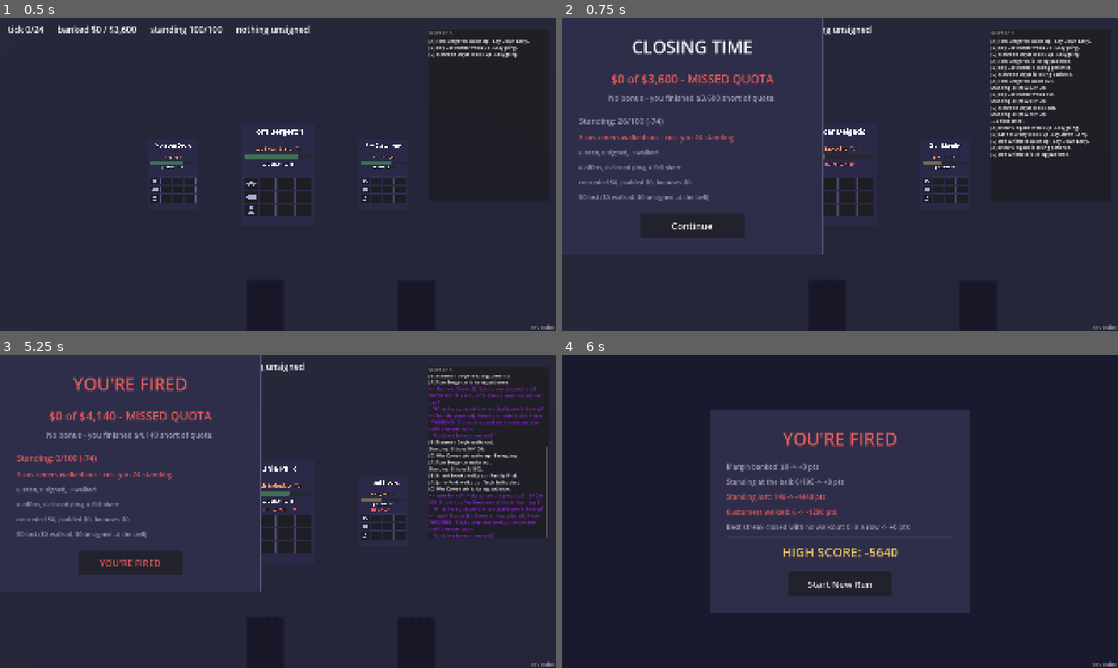
Above: before the commit, frames 1-4 (two rows, left to right).
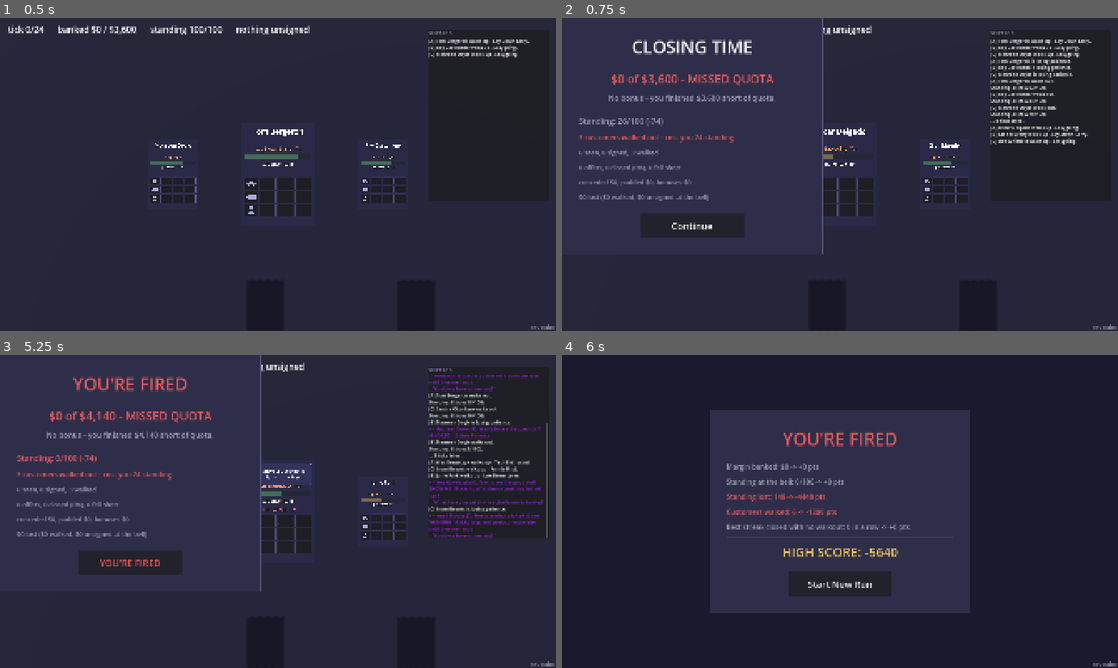
Above: after the commit, the same moments.

Repository: Painkills/RogueDealership
Game: Godot game, scene res://scenes/run.tscn
Two runs of this game, one before a commit and one after it. Both use one fixed random seed, a clock stepped at 60 frames per second and the inputs below.
Inputs (mouse positions are in pixels of both pictures, inside the frame that each line leads up to):
- Up to frame 1 (0.5 s): no input
- Up to frame 2 (0.75 s): click (589, 30) at 0.5 s
- Up to frame 3 (5.25 s): click (27, 367) at 1.25 s; click "Continue" at 2 s; click (278, 395) at 2.75 s; click (216, 467) at 3.52 s; click "OPEN THE FLOOR" at 4.25 s; click (27, 367) at 5 s
- Up to frame 4 (6 s): click "YOU'RE FIRED" at 5.75 s

Frame 1 is identical in both runs. In frame 2, 0.4% of the frame differs, in the area x 47-95%, y 32-48%; in frame 3, 3.4%, in the area x 47-99%, y 6-55%; in frame 4, nothing differs.

Commit message:
feat(view): customer speech bubbles, greener sold cells, slower/longer floor
Four requested changes:

- Every customer action with dialogue now pops a speech bubble on the
  card that said it, not just a line in the shift log - _drain_log()
  keys the entry's chair letter to the right CustomerCard3D and calls
  its new say(), which shows for 4s and clears itself. A customer
  swap (signed, walked, or a fresh arrival) clears a stale bubble
  immediately rather than leaving it floating over the wrong face.

- The interest grid's "sold" cells fill solid green (patience_ok)
  instead of gold-with-a-checkmark - a mark small enough to fit a
  65px cell was the least visible thing on the card, which defeated
  the point of it being the strongest state.

- walk_up_ticks (fixed at 4) is now walk_up_ticks_min/max (6-8),
  rolled fresh per vacated chair through the shift's own seeded rng
  rather than landing on the same tick every time.

- Every demand's fuse is longer: manager/restless/thinking/show_me
  3->5 ticks, better_quote (the Hawk, deliberately the sharpest)
  2->4 - 3 ticks left no real room to notice a demand and answer it.

Suite 2425, drive_shift.gd 315, drive_run.gd 91 - all green. New
guards proven to bite: sabotaged the bubble-on-card call, the
stale-bubble-clear on customer swap, the walk-up random draw, and one
demand's fuse value in turn, each failing exactly the checks meant to
catch it, before restoring.

Co-Authored-By: Claude Sonnet 5 <noreply@anthropic.com>

Diff:
--- a/game/data/demands/better_quote.tres
+++ b/game/data/demands/better_quote.tres
@@ -17,6 +17,6 @@
 display_name = "Got a better quote across town"
 telegraph = "BETTER QUOTE"
 dialogue = "\"The place on Dundas does this for less.\""
-ticks = 2
+ticks = 4
 resolve = SubResource("Sub_rsv")
 effects = Array[ExtResource("1_eff")]([SubResource("Sub_drop")])
--- a/game/data/demands/manager.tres
+++ b/game/data/demands/manager.tres
@@ -23,6 +23,6 @@
 display_name = "Asks for the manager"
 telegraph = "MANAGER?"
 dialogue = "\"Is there someone else I can speak to?\""
-ticks = 3
+ticks = 5
 resolve = SubResource("Sub_rsv")
 effects = Array[ExtResource("1_eff")]([SubResource("Sub_floor"), SubResource("Sub_stand")])
--- a/game/data/demands/restless.tres
+++ b/game/data/demands/restless.tres
@@ -17,6 +17,6 @@
 display_name = "Half out of the chair"
 telegraph = "RESTLESS"
 dialogue = "\"How long is this going to take?\""
-ticks = 3
+ticks = 5
 resolve = SubResource("Sub_rsv")
 effects = Array[ExtResource("1_eff")]([SubResource("Sub_out")])
--- a/game/data/demands/show_me.tres
+++ b/game/data/demands/show_me.tres
@@ -23,7 +23,7 @@
 display_name = "Wants to see the good stuff"
 telegraph = "SHOW ME"
 dialogue = "\"What have you got that is actually worth having?\""
-ticks = 3
+ticks = 5
 resolve = SubResource("Sub_rsv")
 effects = Array[ExtResource("1_eff")]([SubResource("Sub_miss")])
 relief = Array[ExtResource("1_eff")]([SubResource("Sub_glad")])
--- a/game/data/demands/thinking.tres
+++ b/game/data/demands/thinking.tres
@@ -22,7 +22,7 @@
 display_name = "Needs a minute to talk it over"
 telegraph = "THINKING"
 dialogue = "\"Could we have a moment?\""
-ticks = 3
+ticks = 5
 resolve = SubResource("Sub_rsv")
 effects = Array[ExtResource("1_eff")]([SubResource("Sub_push")])
 relief = Array[ExtResource("1_eff")]([SubResource("Sub_room")])
--- a/game/scenes/cards/customer_front_2d.tscn
+++ b/game/scenes/cards/customer_front_2d.tscn
@@ -1,21 +1,38 @@
 [gd_scene format=3]
 
-[ext_resource type="Script" path="res://scripts/view/interest_grid.gd" id="1_ew5d6"]
+[ext_resource type="Script" path="res://scripts/view/interest_grid.gd" id="1_hwd5c"]
+[ext_resource type="Script" path="res://scripts/view/speech_bubble.gd" id="2_i35ot"]
 
-[node name="CustomerFront" type="Control" unique_id=1992643701]
+[sub_resource type="StyleBoxFlat" id="StyleBoxFlat_v51p4"]
+content_margin_left = 18.0
+content_margin_top = 12.0
+content_margin_right = 18.0
+content_margin_bottom = 12.0
+bg_color = Color(0.18039216, 0.18039216, 0.2901961, 1)
+border_width_left = 3
+border_width_top = 3
+border_width_right = 3
+border_width_bottom = 3
+border_color = Color(0.78431374, 0.43529412, 0.8784314, 1)
+corner_radius_top_left = 18
+corner_radius_top_right = 18
+corner_radius_bottom_right = 18
+corner_radius_bottom_left = 18
+
+[node name="CustomerFront" type="Control" unique_id=924817766]
 custom_minimum_size = Vector2(500, 700)
 layout_mode = 3
 anchors_preset = 0
 offset_right = 500.0
 offset_bottom = 700.0
 
-[node name="Background" type="ColorRect" parent="." unique_id=1265531858]
+[node name="Background" type="ColorRect" parent="." unique_id=1593002110]
 layout_mode = 0
 anchor_right = 1.0
 anchor_bottom = 1.0
 color = Color(0.13333334, 0.13333334, 0.23137255, 1)
 
-[node name="Margin" type="MarginContainer" parent="." unique_id=40491303]
+[node name="Margin" type="MarginContainer" parent="." unique_id=1666676329]
 layout_mode = 0
 anchor_right = 1.0
 anchor_bottom = 1.0
@@ -24,11 +41,11 @@
 theme_override_constants/margin_right = 26
 theme_override_constants/margin_bottom = 26
 
-[node name="Column" type="VBoxContainer" parent="Margin" unique_id=1827987960]
+[node name="Column" type="VBoxContainer" parent="Margin" unique_id=347043555]
 layout_mode = 2
 theme_override_constants/separation = 12
 
-[node name="NameLabel" type="Label" parent="Margin/Column" unique_id=229914239]
+[node name="NameLabel" type="Label" parent="Margin/Column" unique_id=1287435914]
 custom_minimum_size = Vector2(0, 116)
 layout_mode = 2
 theme_override_font_sizes/font_size = 50
@@ -40,7 +57,7 @@
 horizontal_alignment = 1
 autowrap_mode = 2
 
-[node name="ArchetypeLabel" type="Label" parent="Margin/Column" unique_id=915288980]
+[node name="ArchetypeLabel" type="Label" parent="Margin/Column" unique_id=275809444]
 layout_mode = 2
 theme_override_font_sizes/font_size = 32
 theme_override_colors/font_color = Color(0.9490196, 0.57254905, 0.3529412, 1)
@@ -50,14 +67,14 @@
 text = "Tech Enthusiast  [C]"
 horizontal_alignment = 1
 
-[node name="PatienceBar" type="ProgressBar" parent="Margin/Column" unique_id=241303094]
+[node name="PatienceBar" type="ProgressBar" parent="Margin/Column" unique_id=1541034587]
 custom_minimum_size = Vector2(0, 34)
 layout_mode = 2
 max_value = 16.0
 value = 12.0
 show_percentage = false
 
-[node name="PatienceLabel" type="Label" parent="Margin/Column" unique_id=904081168]
+[node name="PatienceLabel" type="Label" parent="Margin/Column" unique_id=2069131469]
 layout_mode = 2
 theme_override_font_sizes/font_size = 30
 theme_override_colors/font_color = Color(0.9490196, 0.9490196, 0.9490196, 1)
@@ -67,7 +84,7 @@
 text = "patience 16/16"
 horizontal_alignment = 1
 
-[node name="DemandLabel" type="Label" parent="Margin/Column" unique_id=885983412]
+[node name="DemandLabel" type="Label" parent="Margin/Column" unique_id=1273884443]
 custom_minimum_size = Vector2(0, 52)
 layout_mode = 2
 theme_override_font_sizes/font_size = 38
@@ -79,13 +96,13 @@
 horizontal_alignment = 1
 autowrap_mode = 2
 
-[node name="InterestGrid" type="Control" parent="Margin/Column" unique_id=1596550507]
+[node name="InterestGrid" type="Control" parent="Margin/Column" unique_id=1955634846]
 custom_minimum_size = Vector2(420, 224)
 layout_mode = 2
 size_flags_vertical = 3
-script = ExtResource("1_ew5d6")
+script = ExtResource("1_hwd5c")
 
-[node name="StatusLabel" type="Label" parent="Margin/Column" unique_id=281729773]
+[node name="StatusLabel" type="Label" parent="Margin/Column" unique_id=710312170]
 layout_mode = 2
 theme_override_font_sizes/font_size = 26
 theme_override_colors/font_color = Color(0.9098039, 0.75686276, 0.3529412, 1)
@@ -96,3 +113,31 @@
 $1,700 unsigned"
 horizontal_alignment = 1
 autowrap_mode = 2
+
+[node name="SpeechBubble" type="Control" parent="." unique_id=1079303807]
+anchors_preset = 0
+offset_left = 26.0
+offset_top = 26.0
+offset_right = 474.0
+offset_bottom = 198.0
+mouse_filter = 2
+script = ExtResource("2_i35ot")
+
+[node name="Panel" type="PanelContainer" parent="SpeechBubble" unique_id=1722374180]
+layout_mode = 0
+offset_right = 448.0
+offset_bottom = 150.0
+mouse_filter = 2
+theme_override_styles/panel = SubResource("StyleBoxFlat_v51p4")
+
+[node name="Label" type="Label" parent="SpeechBubble/Panel" unique_id=1936652692]
+layout_mode = 2
+theme_override_font_sizes/font_size = 28
+theme_override_colors/font_color = Color(0.9490196, 0.9490196, 0.9490196, 1)
+text = "\"The place on Dundas does this for less.\""
+horizontal_alignment = 1
+vertical_alignment = 1
+autowrap_mode = 2
+
+[node name="HideTimer" type="Timer" parent="SpeechBubble" unique_id=736026930]
+one_shot = true
--- a/game/scripts/model/shift.gd
+++ b/game/scripts/model/shift.gd
@@ -230,7 +230,7 @@
 
 func _vacate(chair: int) -> void:
 	chairs[chair] = null
-	walk_up[chair] = cfg.walk_up_ticks
+	walk_up[chair] = rng.randi_range(cfg.walk_up_ticks_min, cfg.walk_up_ticks_max)
 	if at == chair:
 		at = null
 
--- a/game/scripts/model/shift_config.gd
+++ b/game/scripts/model/shift_config.gd
@@ -7,7 +7,11 @@
 @export var shift_ticks: int = 24
 @export var quota: int = 3600
 @export var floor_size: int = 3
-@export var walk_up_ticks: int = 4
+## Rolled fresh per vacated chair, not a fixed wait - a seat that always
+## refilled on the same tick told you exactly when to be looking at it, which
+## is the opposite of the triage pressure the floor is supposed to apply.
+@export var walk_up_ticks_min: int = 6
+@export var walk_up_ticks_max: int = 8
 
 # --- the run ---------------------------------------------------------------
 @export var shifts_in_run: int = 5
--- a/game/scripts/view/customer_card_3d.gd
+++ b/game/scripts/view/customer_card_3d.gd
@@ -27,6 +27,7 @@
 var _demand: Label
 var _grid: InterestGrid
 var _status: Label
+var _bubble: SpeechBubble
 ## Numerals in the interest grid stop being readable before the cells do, so a
 ## card that is going to be drawn small says so once rather than guessing from
 ## its own size - the face is authored at 500x700 no matter where it lands.
@@ -54,6 +55,7 @@
 	_demand = col.get_node(^"DemandLabel")
 	_grid = col.get_node(^"InterestGrid")
 	_status = col.get_node(^"StatusLabel")
+	_bubble = $FrontViewport/CustomerFront/SpeechBubble
 
 	_viewport.size = FRONT_SIZE
 	_viewport.disable_3d = true
@@ -72,6 +74,12 @@
 ## what a card already says is just something else to keep in sync.
 func setup(c, seated: bool = false, tick: int = 0) -> void:
 	_bind()
+	# A bubble is keyed to whoever said it, not to the chair - the moment the
+	# customer in it changes (walked, signed, or a fresh arrival), whatever is
+	# still floating over their face belongs to somebody who is not there any
+	# more.
+	if c != customer and _bubble != null:
+		_bubble.visible = false
 	customer = c
 	_status.visible = not seated
 
@@ -101,6 +109,14 @@
 		sold_interests(c), not compact)
 	_status.text = status_text(c)
 	_redraw()
+
+## "All customer actions need to show on the screen, not just in the log" -
+## pops a speech bubble with their own words over the card. A no-op before
+## _bind() has run, which only a bare .instantiate() in a test can hit.
+func say(text: String) -> void:
+	_bind()
+	if _bubble != null:
+		_bubble.say(text)
 
 ## What this customer does to you, and what they will not do for you.
 ##
--- a/game/scripts/view/interest_grid.gd
+++ b/game/scripts/view/interest_grid.gd
@@ -118,9 +118,11 @@
 
 	if sold:
 		# Taken. The strongest state on the card, because it is the only one
-		# that is finished - and it reads at any size, numeral or not.
-		draw_rect(cell, Palette.color(&"margin"), true)
-		_draw_tick(cell)
+		# that is finished. A solid colour reads at any size and at a glance;
+		# a checkmark drawn small enough to fit a cell was the least visible
+		# mark on the whole card, which defeated the point of it being the
+		# strongest state.
+		draw_rect(cell, Palette.color(&"patience_ok"), true)
 	elif rank > 0:
 		draw_rect(cell, Palette.color(&"appeal"), true)
 
@@ -142,10 +144,3 @@
 		var at := cell.get_center() + Vector2(-w * 0.5, NUMERAL * 0.34)
 		draw_string(font, at, text, HORIZONTAL_ALIGNMENT_LEFT, -1, NUMERAL,
 			Palette.color(&"neutral_1"))
-
-func _draw_tick(cell: Rect2) -> void:
-	var c := cell.get_center()
-	var s: float = minf(cell.size.x, cell.size.y) * 0.22
-	var ink := Palette.color(&"neutral_1")
-	draw_line(c + Vector2(-s, 0.0), c + Vector2(-s * 0.2, s), ink, 7.0)
-	draw_line(c + Vector2(-s * 0.2, s), c + Vector2(s, -s), ink, 7.0)
--- a/game/scripts/view/shift_controller.gd
+++ b/game/scripts/view/shift_controller.gd
@@ -629,7 +629,19 @@
 		var said: String = str(entry.get("dialogue", ""))
 		if said != "":
 			_event_log.append_text("[color=%s]   %s[/color]\n" % [color, said])
+			_say_on_the_card(str(entry["key"]), said)
 	_actions_seen = _shift.action_log.size()
+
+## "All customer actions need to show on the screen, not just in the log" - a
+## speech bubble on the card that said it, not only a line scrolled into the
+## log beside it. Keyed on the chair LETTER the entry itself carries: dialogue
+## is only ever logged the instant it is spoken, before anything could have
+## vacated that chair since, so the letter still names the right card.
+func _say_on_the_card(key: String, text: String) -> void:
+	var chair: int = Shift.CHAIR_KEYS.find(key)
+	if chair < 0 or chair >= _customer_cards.size():
+		return
+	_customer_cards[chair].say(text)
 
 func _show_report() -> void:
 	_report_overlay.visible = true
--- /dev/null
+++ b/game/scripts/view/speech_bubble.gd
@@ -0,0 +1,43 @@
+class_name SpeechBubble extends Control
+## A customer's own words, popping up over their card for a few seconds
+## instead of living only in the shift log - the log is scrollback you have
+## to go read; the table is what you glance at to decide who needs you next,
+## and until now nothing there told you a customer had just said something.
+##
+## Drawn over the top of the name/archetype row rather than given a row of
+## its own: the face is already full at 500x700 (see
+## build_customer_front_scene.gd), and a bubble that shows for a few seconds
+## and then gets out of the way costs nothing permanent to make room for.
+
+const SHOW_SECONDS := 4.0
+## The tail: a small triangle under the panel, pointing down at whoever said
+## it - one draw call, not a shape worth a whole extra node.
+const TAIL_WIDTH := 32.0
+const TAIL_HEIGHT := 22.0
+
+@onready var _panel: PanelContainer = $Panel
+@onready var _label: Label = $Panel/Label
+@onready var _timer: Timer = $HideTimer
+
+func _ready() -> void:
+	mouse_filter = Control.MOUSE_FILTER_IGNORE
+	_timer.one_shot = true
+	_timer.timeout.connect(func(): visible = false)
+	visible = false
+	queue_redraw()
+
+func say(text: String) -> void:
+	if text == "":
+		return
+	_label.text = text
+	visible = true
+	_timer.start(SHOW_SECONDS)
+
+func _draw() -> void:
+	var tail_top: float = _panel.position.y + _panel.size.y
+	var cx: float = size.x / 2.0
+	draw_colored_polygon(PackedVector2Array([
+		Vector2(cx - TAIL_WIDTH / 2.0, tail_top),
+		Vector2(cx + TAIL_WIDTH / 2.0, tail_top),
+		Vector2(cx, tail_top + TAIL_HEIGHT),
+	]), Palette.color(&"panel_hi"))
--- a/game/tests/test_actions.gd
+++ b/game/tests/test_actions.gd
@@ -66,7 +66,7 @@
 	s.offer()
 	h.check("a short offer and he is shopping you", c.demand != null)
 	h.eq("by name", c.demand.id, &"better_quote")
-	h.eq("and he does not wait long", c.demand.ticks, 2)
+	h.eq("and he does not wait long", c.demand.ticks, 4)
 
 func test_the_hawk_sweeps_the_table_if_you_will_not_come_down() -> void:
 	var s := _shift([&"hawk"])
@@ -78,7 +78,9 @@
 	h.check("he is shopping you", c.demand != null)
 	var discarded: int = s.discard.size()
 	s.dig(0)
-	s.dig(0)                                          # two ticks, no concession
+	s.dig(0)
+	s.dig(0)
+	s.dig(0)                                          # four ticks, no concession
 	h.check("the fuse ran out", c.demand == null)
 	h.check("and your product came off the table", c.offer == null)
 	h.check("into the discard, not out of the deck",
@@ -128,7 +130,7 @@
 	var walked: int = int(s.stat["customers_walked"])
 	h.check("with patience to spare - this is the demand, not the clock",
 		c.patience > 3)
-	s.dig(0); s.dig(0); s.dig(0)                      # three ticks, no offer
+	s.dig(0); s.dig(0); s.dig(0); s.dig(0); s.dig(0)  # five ticks, no offer
 	h.check("the chair is empty", s.chairs[0] == null)
 	h.eq("counted as a walkout", int(s.stat["customers_walked"]), walked + 1)
 	h.eq("so it cost standing like any other",
@@ -182,10 +184,10 @@
 		s.dig(0)
 	h.check("they asked", c.demand != null)
 	var p: int = c.patience
-	for _i in range(3):
+	for _i in range(5):
 		s.dig(0)
 	h.check("the fuse ran out", c.demand == null)
-	h.eq("and it cost 2 patience on top of the clock", c.patience, p - 3 - 2)
+	h.eq("and it cost 2 patience on top of the clock", c.patience, p - 5 - 2)
 	h.check("they are still in the chair", s.chairs[0] != null)
 
 func test_junk_does_not_satisfy_the_tech_enthusiast() -> void:
@@ -234,10 +236,10 @@
 	s.approach(1)
 	h.eq("walking over cost nothing", int(s.stat["ticks_approach"]), 0)
 	var p: int = c.patience
-	for _i in range(3):
+	for _i in range(5):
 		s.dig(0)                                      # working somebody else
 	h.check("the minute is up, and they are content", c.demand == null)
-	h.eq("5 patience back, net of the clock", c.patience, p - 3 + 5)
+	h.eq("5 patience back, net of the clock", c.patience, p - 5 + 5)
 
 # ----------------------------------------------------------------- The Karen
 func test_the_karen_asks_for_the_manager_and_means_it() -> void:
@@ -259,14 +261,14 @@
 	var standing: int = s.standing
 	var hers: int = c.patience
 	var theirs: int = s.chairs[1].patience
-	for _i in range(3):
+	for _i in range(5):
 		s.dig(0)
 	h.check("the fuse ran out", c.demand == null)
 	h.eq("your standing took the complaint", s.standing, standing - 5)
-	h.eq("she pays only the clock", c.patience, hers - 3)
+	h.eq("she pays only the clock", c.patience, hers - 5)
 	h.eq("everyone else pays the clock and her",
-		s.chairs[1].patience, theirs - 3 - 2)
-	h.eq("and so does C", s.chairs[2].patience, theirs - 3 - 2)
+		s.chairs[1].patience, theirs - 5 - 2)
+	h.eq("and so does C", s.chairs[2].patience, theirs - 5 - 2)
 
 func test_coming_down_on_the_price_gets_the_karen_off_your_back() -> void:
 	var s := _shift([&"karen", &"easygoing", &"easygoing"])
@@ -322,7 +324,7 @@
 	h.check("it carries dialogue", str(entry["dialogue"]) != "")
 	var said: String = str(entry["descriptions"])
 	h.check("it telegraphs the ask (%s)" % said, said.contains("MANAGER"))
-	h.check("it states the fuse", said.contains("3 ticks"))
+	h.check("it states the fuse", said.contains("5 ticks"))
 	h.check("and how to answer it", said.to_lower().contains("price"))
 
 func test_a_floor_wide_consequence_is_flagged_when_it_lands() -> void:
@@ -335,7 +337,7 @@
 		s.dig(0)
 	h.check("the ask is not itself floor-wide",
 		not bool(s.action_log[0]["floor_wide"]))
-	for _i in range(3):
+	for _i in range(5):
 		s.dig(0)
 	var bill: Dictionary = s.action_log[-1]
 	h.check("but ignoring it is (%s)" % bill["name"], bool(bill["floor_wide"]))
--- a/game/tests/test_shift_clock.gd
+++ b/game/tests/test_shift_clock.gd
@@ -32,14 +32,16 @@
 	h.eq("and so did the burn", s.chairs[1].patience, before - 2)
 
 func test_patience_gone_means_gone() -> void:
-	var s := _shift([&"easygoing", &"easygoing"])
+	var s := _shift([&"easygoing", &"easygoing"],
+		{"walk_up_ticks_min": 5, "walk_up_ticks_max": 5})
 	s.chairs[0].patience = 1
 	s._burn(1, "cards")
 	h.eq("they walked", s.chairs[0], null)
-	h.eq("the chair is empty and waiting", s.walk_up[0], s.cfg.walk_up_ticks)
+	h.eq("the chair is empty and waiting", s.walk_up[0], 5)
 
 func test_a_freed_chair_refills_after_the_walk_up_delay() -> void:
-	var s := _shift([&"easygoing", &"easygoing"], {"walk_up_ticks": 3})
+	var s := _shift([&"easygoing", &"easygoing"],
+		{"walk_up_ticks_min": 3, "walk_up_ticks_max": 3})
 	s.chairs[0].patience = 1
 	s._burn(1, "cards")                 # they walk; the timer starts now
 	h.eq("still empty", s.chairs[0], null)
@@ -48,8 +50,28 @@
 	s._burn(1, "cards")
 	h.check("someone walks up on the third", s.chairs[0] != null)
 
+func test_the_walk_up_delay_is_drawn_from_a_range_not_fixed() -> void:
+	## "increase the amount of time before a new customer fills an empty seat,
+	## but make it variable (between 6 and 8 ticks)" - the literal ask. Bounds
+	## checked on every draw; variety checked across a seed sweep, the same
+	## style test_no_opening_hand_is_ever_dealt_without_a_product() already
+	## uses for its own RNG-dependent claim.
+	var seen := {}
+	for seed_value in range(1, 61):
+		var s := _seeded(seed_value)
+		s.chairs[0].patience = 1
+		s._burn(1, "cards")
+		var drawn: int = s.walk_up[0]
+		h.check("seed %d draws a delay inside the configured range (%d)"
+			% [seed_value, drawn],
+			drawn >= s.cfg.walk_up_ticks_min and drawn <= s.cfg.walk_up_ticks_max)
+		seen[drawn] = true
+	h.check("and the sweep actually saw more than one value, not a fixed delay",
+		seen.size() > 1)
+
 func test_an_empty_chair_burns_nobody() -> void:
-	var s := _shift([&"easygoing", &"easygoing"], {"walk_up_ticks": 99})
+	var s := _shift([&"easygoing", &"easygoing"],
+		{"walk_up_ticks_min": 99, "walk_up_ticks_max": 99})
 	s.chairs[0].patience = 1
 	s._burn(1, "cards")
 	var b: int = s.chairs[1].patience
--- a/game/tools/build_customer_front_scene.gd
+++ b/game/tools/build_customer_front_scene.gd
@@ -120,6 +120,65 @@
 	col.add_child(status_label)
 	status_label.owner = root
 
+	# What they just SAID, not just what they are asking for - "all customer
+	# actions need to show on the screen, not just in the log". Added last, so
+	# it draws on top of the whole column, and sized to cover the name and
+	# archetype row (the two lines you least need mid-triage) rather than
+	# claiming a row of its own on a card that is already full.
+	var bubble := Control.new()
+	bubble.name = "SpeechBubble"
+	bubble.set_script(load("res://scripts/view/speech_bubble.gd"))
+	bubble.position = Vector2(PAD, PAD)
+	bubble.size = Vector2(W - PAD * 2, 172)
+	bubble.mouse_filter = Control.MOUSE_FILTER_IGNORE
+	root.add_child(bubble)
+	bubble.owner = root
+
+	var bubble_panel := PanelContainer.new()
+	bubble_panel.name = "Panel"
+	bubble_panel.position = Vector2.ZERO
+	bubble_panel.size = Vector2(W - PAD * 2, 150)
+	bubble_panel.mouse_filter = Control.MOUSE_FILTER_IGNORE
+	var bubble_style := StyleBoxFlat.new()
+	bubble_style.bg_color = Palette.color(&"panel_hi")
+	bubble_style.border_width_left = 3
+	bubble_style.border_width_top = 3
+	bubble_style.border_width_right = 3
+	bubble_style.border_width_bottom = 3
+	bubble_style.border_color = Palette.color(&"action")
+	bubble_style.corner_radius_top_left = 18
+	bubble_style.corner_radius_top_right = 18
+	bubble_style.corner_radius_bottom_left = 18
+	bubble_style.corner_radius_bottom_right = 18
+	bubble_style.content_margin_left = 18
+	bubble_style.content_margin_right = 18
+	bubble_style.content_margin_top = 12
+	bubble_style.content_margin_bottom = 12
+	bubble_panel.add_theme_stylebox_override("panel", bubble_style)
+	bubble.add_child(bubble_panel)
+	bubble_panel.owner = root
+
+	var bubble_label := Label.new()
+	bubble_label.name = "Label"
+	bubble_label.add_theme_font_size_override("font_size", 28)
+	bubble_label.add_theme_color_override("font_color", Palette.color(&"text"))
+	bubble_label.autowrap_mode = TextServer.AUTOWRAP_WORD
+	bubble_label.horizontal_alignment = HORIZONTAL_ALIGNMENT_CENTER
+	bubble_label.vertical_alignment = VERTICAL_ALIGNMENT_CENTER
+	bubble_label.mouse_filter = Control.MOUSE_FILTER_IGNORE
+	# The longest dialogue line in data/demands/*.tres, so this scene shows its
+	# own worst case in the editor - the same discipline every other label on
+	# this card already follows.
+	bubble_label.text = "\"The place on Dundas does this for less.\""
+	bubble_panel.add_child(bubble_label)
+	bubble_label.owner = root
+
+	var bubble_timer := Timer.new()
+	bubble_timer.name = "HideTimer"
+	bubble_timer.one_shot = true
+	bubble.add_child(bubble_timer)
+	bubble_timer.owner = root
+
 	var packed := PackedScene.new()
 	packed.pack(root)
 	var err := ResourceSaver.save(packed, "res://scenes/cards/customer_front_2d.tscn")
--- a/game/tools/drive_shift.gd
+++ b/game/tools/drive_shift.gd
@@ -1150,7 +1150,14 @@
 ## never once read it. Imposed rather than played for: whether a Karen turns up
 ## in this seed is not what is being tested, and waiting for one would make
 ## this check count for nothing on most runs.
+##
+## "All customer actions need to show on the screen, not just in the log...
+## a little speech bubble coming out of the card" - so the same injected line
+## has to reach chair A's own CustomerCard3D too, not only the log beside it.
 func _check_what_a_customer_says_reaches_the_log() -> void:
+	var card = _controller._customer_cards[0]
+	var bubble: Control = card.get_node(^"FrontViewport/CustomerFront/SpeechBubble")
+	_check("the bubble starts out hidden", not bubble.visible)
 	_controller._shift.action_log.append({
 		"key": "A",
 		"customer": "Sandra Okonkwo",
@@ -1164,6 +1171,21 @@
 	_check("the action itself is logged", text.contains("Asks for the manager"))
 	_check("and so is what they actually said",
 		text.contains("Is there someone else I can speak to?"))
+	_check("and a speech bubble pops on the card that said it", bubble.visible)
+	var label := bubble.get_node(^"Panel/Label") as Label
+	_check("carrying the same words as the log (%s)" % label.text,
+		label.text == "\"Is there someone else I can speak to?\"")
+	var timer := bubble.get_node(^"HideTimer") as Timer
+	_check("and it is on a timer to get out of the way again",
+		not timer.is_stopped())
+
+	# setup() itself has to clear a stale bubble the instant the customer
+	# under it changes - whoever signs or walks must not leave their last
+	# words floating over whoever sits down next.
+	card.setup(null)
+	_check("and a customer change clears whatever they were just saying too",
+		not bubble.visible)
+	_controller._render()   # put chair A's real customer back on the card
 
 
 ## Their real Line, parked while the fog checks run against a guaranteed miss.
--- a/game/tools/seed_config.gd
+++ b/game/tools/seed_config.gd
@@ -13,7 +13,8 @@
 	cfg.shift_ticks = 24
 	cfg.quota = 3600
 	cfg.floor_size = 3
-	cfg.walk_up_ticks = 4
+	cfg.walk_up_ticks_min = 6
+	cfg.walk_up_ticks_max = 8
 	cfg.hand_size = 4
 	cfg.approach_ticks = 1
 	cfg.place_ticks = 1
Not shown, added: game/scripts/view/speech_bubble.gd.uid
